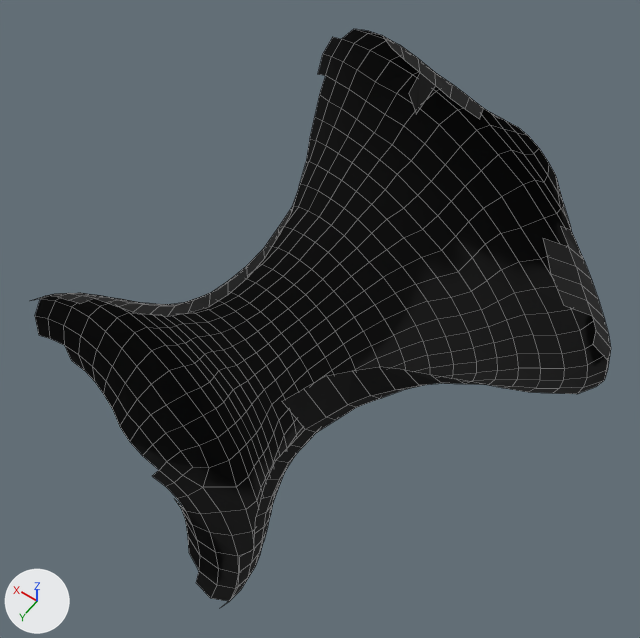
What one commit did to the OBJ model QS_project/data/Remeshing/Last_ex_2/Last_ex_2_Remeshed.obj.
Both versions are drawn from a 50 mm lens placed at (-1.44, 1.22, 2.97), pointed at (-0.08, -0.68, -0.01). Lighting does not change. The marker at lower left points along +X, +Y and +Z. Mesh edges are drawn as thin lines. Where no turn or scale is listed for an object, it has been applied to the vertices.

The scene before the commit, as lines of its bpy script (objects in view):
```python
me_last_ex_2_remeshed = bpy.data.meshes.new('Last_ex_2_Remeshed')
me_last_ex_2_remeshed.from_pydata(...)  # 627 vertices, 567 faces; spans x -1.23..1.0, y -1.77..0.39, z -1.1..1.05
me_last_ex_2_remeshed.materials.append(mat_diffuse_0_0_0_255)  # black #000000
# before: 0 (-0.14, -1.17, 0.88) at pixel (408, 93), 1 (-0.18, -1.17, 0.81) at pixel (416, 114), 28 (-0.1, -1.32, 0.87) at pixel (420, 72), 57 (-0.16, -1.34, 0.82) at pixel (435, 85)
# before: 5 (0.16, -1.1, 1.05) at pixel (332, 36), 6 (0.18, -1.19, 0.98) at pixel (341, 38), 7 (0.14, -0.97, 0.97) at pixel (317, 74), 8 (0.17, -1.05, 1.0) at pixel (322, 53), 33 (0.17, -1.07, 0.9) at pixel (325, 75)
# before: 34 (0.19, -1.14, 0.93) at pixel (331, 56)
# before: 17 (0.67, -0.06, 0.18) at pixel (79, 303), 18 (0.82, -0.06, 0.12) at pixel (57, 296), 19 (0.74, -0.06, 0.15) at pixel (68, 300), 20 (0.94, 0.0, 0.07) at pixel (29, 300), 21 (0.88, -0.05, 0.09) at pixel (45, 295)
# before: 23 (0.97, -0.07, -0.02) at pixel (40, 298), 44 (0.7, -0.15, 0.1) at pixel (94, 298), 47 (0.85, -0.14, 0.04) at pixel (68, 293), 48 (0.78, -0.15, 0.07) at pixel (81, 295), 50 (0.92, -0.11, 0.01) at pixel (54, 293)
ob_last_ex_2_remeshed = bpy.data.objects.new('Last_ex_2_Remeshed', me_last_ex_2_remeshed)
ob_last_ex_2_remeshed.location = (0.0, 0.0, 0.0)
```
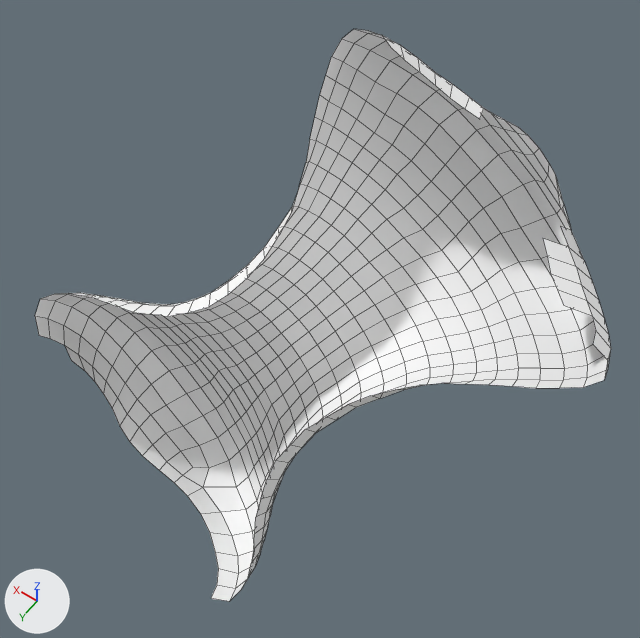
Commit message: Fix Remeshed

What the commit changed:
Material 'diffuse_0_0_0_255.001' (mat_diffuse_0_0_0_255_001) is new.
Its base color is (1.0, 1.0, 1.0) (white #ffffff).
Its roughness is 1.0.
me_last_ex_2_remeshed is used by ob_last_ex_2_remeshed; location (0.0, 0.0, 0.0).
Verts and faces of me_last_ex_2_remeshed; kept vertices keep their numbers, new ones are numbered from 627.
me_last_ex_2_remeshed had 627 vertices, 567 faces and spanned x -1.23..1.0, y -1.77..0.39, z -1.1..1.05.
me_last_ex_2_remeshed now has 584 vertices, 531 faces and spans x -1.23..1.0, y -1.77..0.36, z -1.1..1.05.
Part 1, on me_last_ex_2_remeshed:
Vertices deleted: 0, 1 (with the faces that use them).
Part 2, on me_last_ex_2_remeshed:
Vertices deleted: 5, 7, 8 (with the faces that use them).
Part 3, on me_last_ex_2_remeshed:
Vertices deleted: 17 to 21 (with the faces that use them).
Part 4, on me_last_ex_2_remeshed:
19 vertices are removed from x -0.38..0.39, y 0.04..0.39, z -0.84..-0.36.
16 faces are deleted.
Part 5, on me_last_ex_2_remeshed:
14 vertices are removed from x -1.22..-0.29, y -0.72..-0.15, z 0.21..0.42.
13 faces are deleted.
me_last_ex_2_remeshed part 6: 531 faces spanning x -1.23..1.0, y -1.77..0.36, z -1.1..1.05 switch from mat_diffuse_0_0_0_255 (black #000000) to mat_diffuse_0_0_0_255_001 (white #ffffff).

Where the change shows, as pixel boxes [x1, y1, x2, y2] in the pictures (640 x 638 px):
'Last_ex_2_Remeshed', reshaped: before [30, 29, 611, 606]; after [35, 29, 611, 601]
part 1 of me_last_ex_2_remeshed, deleted (black): before [409, 73, 435, 114]
part 2 of me_last_ex_2_remeshed, deleted: before [318, 37, 341, 76]
part 3 of me_last_ex_2_remeshed, deleted: before [30, 293, 93, 304]
part 4 of me_last_ex_2_remeshed, deleted (black): before [152, 470, 253, 606]
part 5 of me_last_ex_2_remeshed, deleted (black): before [282, 367, 603, 429]
part 6 of me_last_ex_2_remeshed, recoloured (black to white): [35, 29, 611, 601] in both
